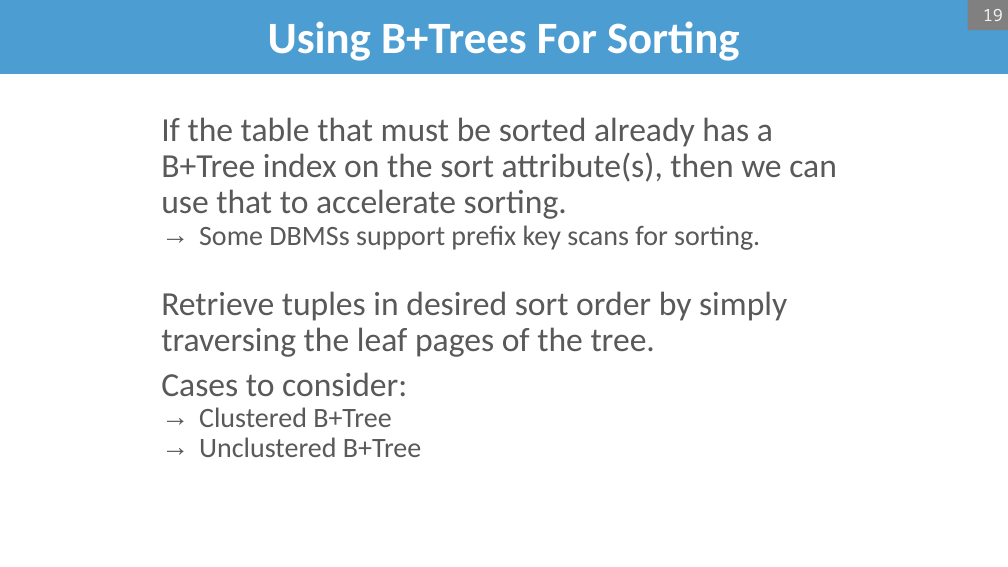
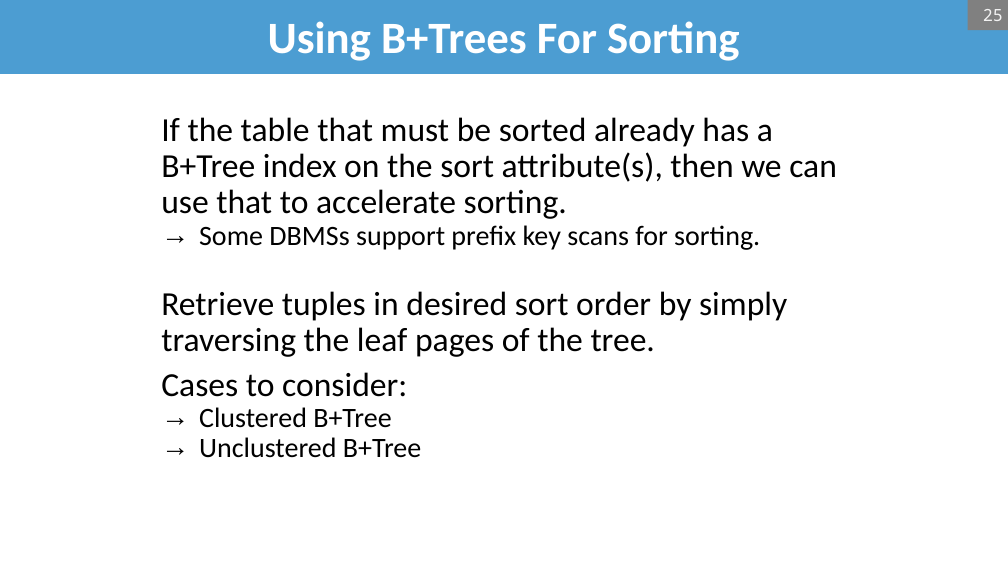
Before and after one commit to bsb20/bsb20.github.io, a slide deck: slide 25 of docs/421_f26/lectures/L10_sorting.pptx (slide 19 before the commit). Drawn at 1008x567 pixels with LibreOffice and Linux fonts; fonts in the diff are those of the drawing; background and template pictures are left out. Boxes give left, top, right and bottom in pixels: in the first picture for what was removed or moved away, otherwise in the second. Text is boxed around its words. In the diff, an @@ line names an element or a change of style, - is before the commit and + after.

Commit message:
COMP 421: post L10_sorting slides (sorting)

```diff
--- a/docs/421_f26/lectures/L10_sorting.pptx
+++ b/docs/421_f26/lectures/L10_sorting.pptx
@@ page number at [983,9,1003,21]: text changed @@
-19
+25
@@ text "If the table that must ..." at [161,117,837,458]: text colour #595959 to #000000 @@
```
Also in this commit, not shown: 32 other slides changed, 6 slides added, 1 other file.
